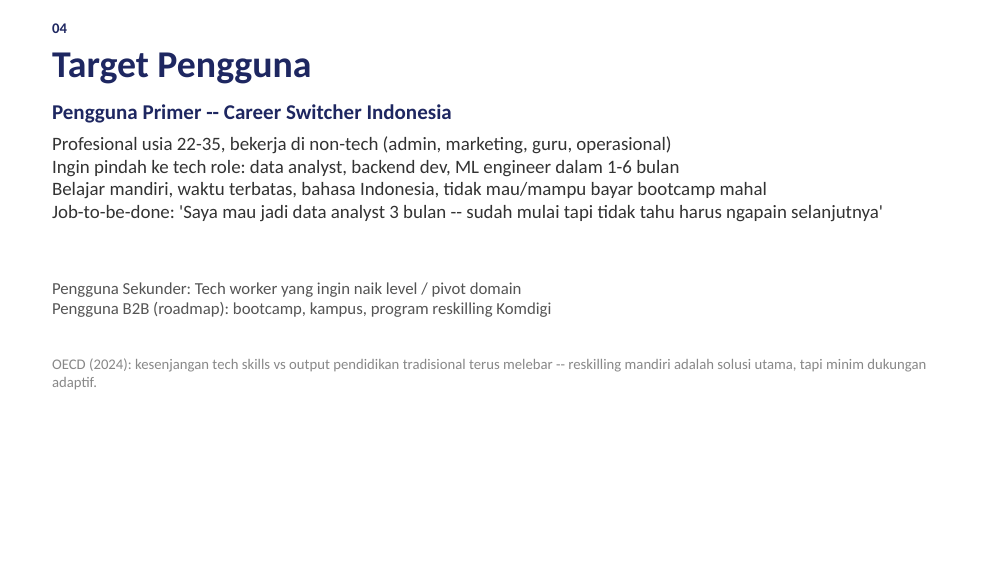
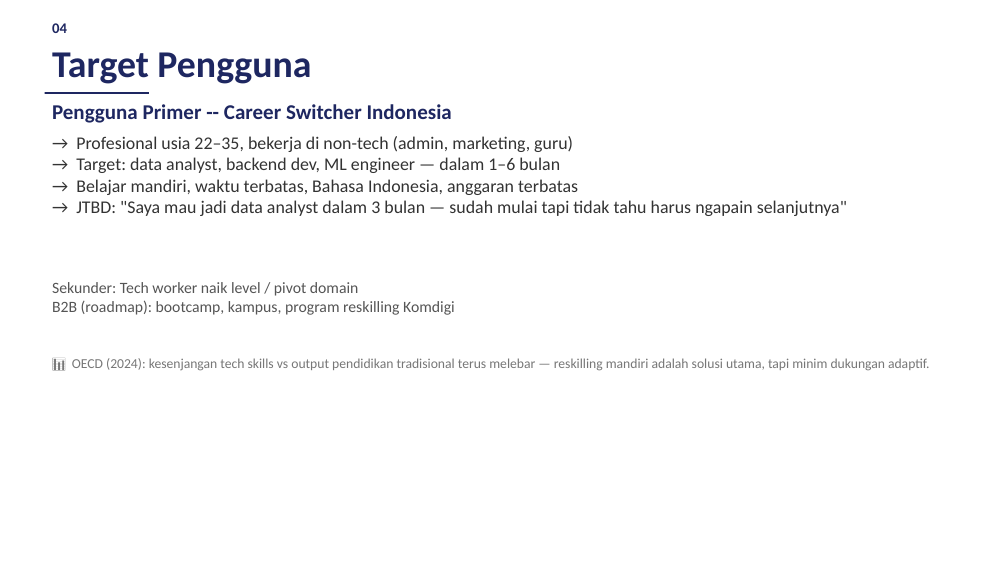
Before and after one commit to mmuchsin/serambi-ai, a slide deck: slide 4 of slides/serambi-pitch-deck.pptx. Drawn at 1008x567 pixels with LibreOffice and Linux fonts; fonts in the diff are those of the drawing. Boxes give left, top, right and bottom in pixels: in the first picture for what was removed or moved away, otherwise in the second. Text is boxed around its words. In the diff, an @@ line names an element or a change of style, - is before the commit and + after.

```diff
--- a/slides/serambi-pitch-deck.pptx
+++ b/slides/serambi-pitch-deck.pptx
@@ rectangle added at [45, 92, 149, 94], fill #1E2761 @@
@@ text at [76, 136, 847, 216]: text changed; size 18 to 17 pt @@
-Profesional usia 22-35, bekerja di non-tech (admin, marketing, guru, operasional)
-Ingin pindah ke tech role: data analyst, backend dev, ML engineer dalam 1-6 bulan
-Belajar mandiri, waktu terbatas, bahasa Indonesia, tidak mau/mampu bayar bootcamp mahal
-Job-to-be-done: 'Saya mau jadi data analyst 3 bulan -- sudah mulai tapi tidak tahu harus ngapain selanjutnya'
+→ Profesional usia 22–35, bekerja di non-tech (admin, marketing, guru)
+→ Target: data analyst, backend dev, ML engineer — dalam 1–6 bulan
+→ Belajar mandiri, waktu terbatas, Bahasa Indonesia, anggaran terbatas
+→ JTBD: "Saya mau jadi data analyst dalam 3 bulan — sudah mulai tapi tidak tahu harus ngapain selanjutnya"
@@ text at [52, 282, 455, 315]: text changed; size 16 to 15 pt @@
-Pengguna Sekunder: Tech worker yang ingin naik level / pivot domain
-Pengguna B2B (roadmap): bootcamp, kampus, program reskilling Komdigi
+Sekunder: Tech worker naik level / pivot domain
+B2B (roadmap): bootcamp, kampus, program reskilling Komdigi
@@ text at [72, 358, 930, 371]: text changed; size 14 to 13 pt; text colour #888888 to #777777 @@
-OECD (2024): kesenjangan tech skills vs output pendidikan tradisional terus melebar -- reskilling mandiri adalah solusi utama, tapi minim dukungan adaptif.
+📊 OECD (2024): kesenjangan tech skills vs output pendidikan tradisional terus melebar — reskilling mandiri adalah solusi utama, tapi minim dukungan adaptif.
```
Also in this commit, not shown: 9 other slides changed, 1 other file.
